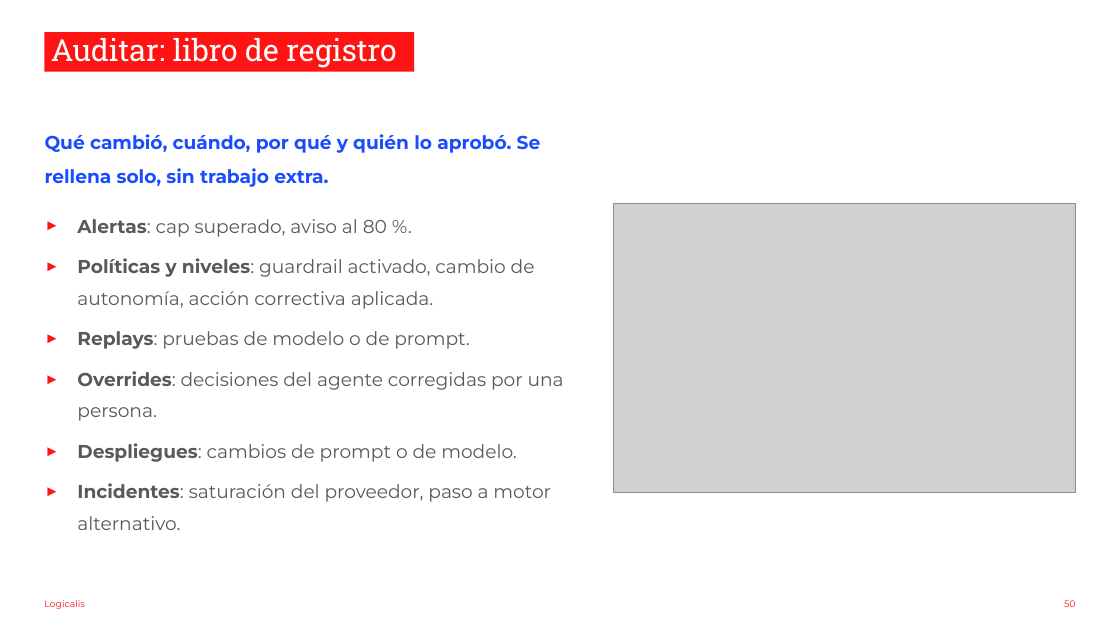
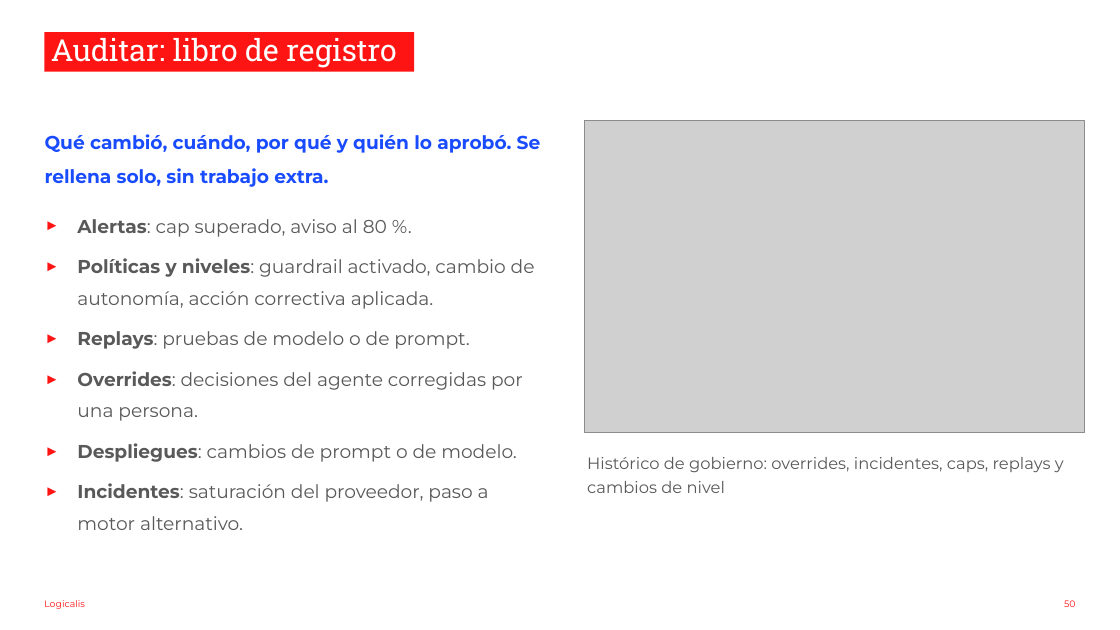
Before and after one commit to nachoenjuto/fnol-triage-v2, a slide deck: slide 50 of _docs/slides-observabilidad.pptx. Drawn at 1120x630 pixels with LibreOffice and Linux fonts; fonts in the diff are those of the drawing; grey boxes stand for pictures; background and template pictures are left out. Boxes give left, top, right and bottom in pixels: in the first picture for what was removed or moved away, otherwise in the second. Text is boxed around its words. In the diff, an @@ line names an element or a change of style, - is before the commit and + after.

```diff
--- a/_docs/slides-observabilidad.pptx
+++ b/_docs/slides-observabilidad.pptx
@@ picture: place and size @@
-picture at (613,203,1075,492)
+picture at (585,120,1085,433)
@@ text "Alertas: cap superado, aviso al ..." rewrapped from (77,219,564,530) to (77,219,535,530) @@
@@ text added at (587,457,1064,493), 14 pt, text #595959 @@
+Histórico de gobierno: overrides, incidentes, caps, replays y cambios de nivel
```
Also in this commit, not shown: 18 other slides changed, 20 slides added, 20 slides removed, 3 other files.
